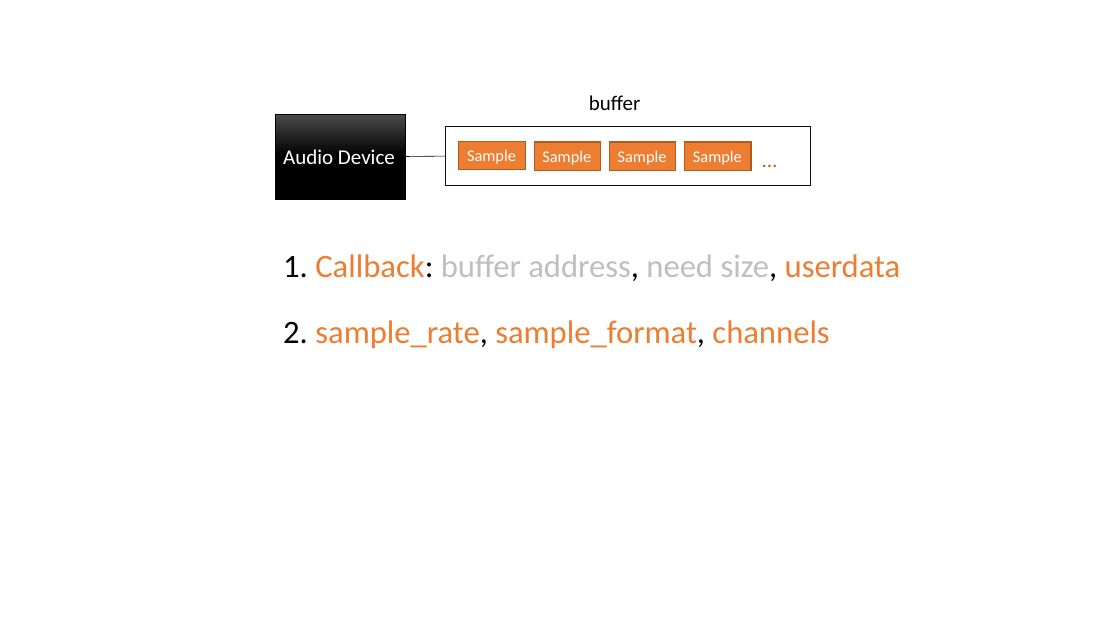
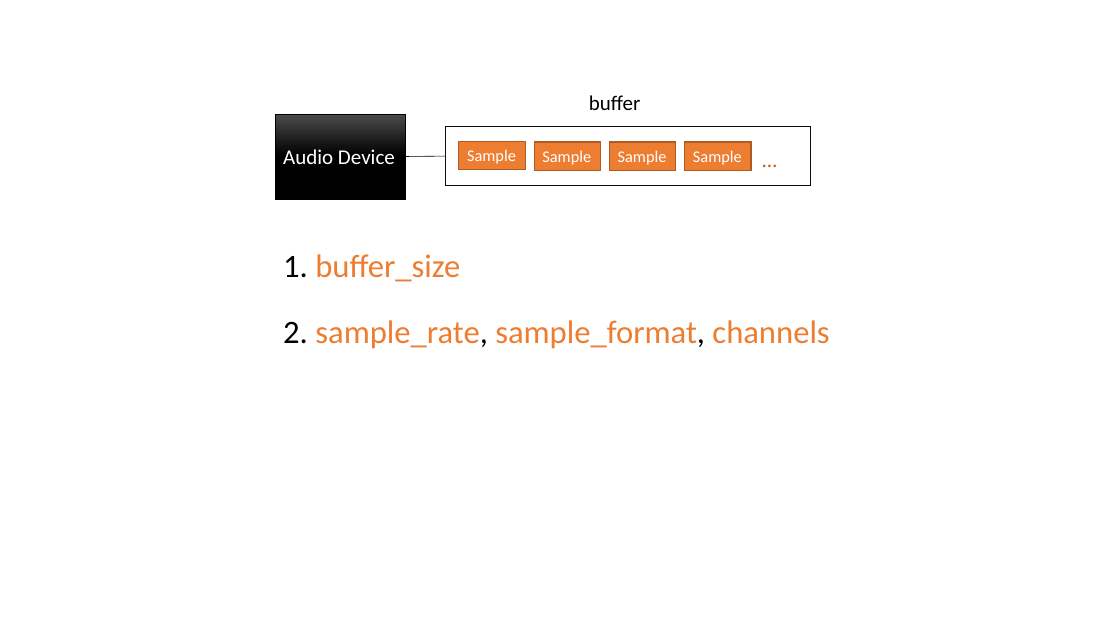
Before and after one commit to shileiz/notes, a slide deck: slide 3 of FFmpeg/slides/SDL-AUDIO.pptx. Drawn at 1120x630 pixels with LibreOffice and Linux fonts; fonts in the diff are those of the drawing. Boxes give left, top, right and bottom in pixels: in the first picture for what was removed or moved away, otherwise in the second. Text is boxed around its words. In the diff, an @@ line names an element or a change of style, - is before the commit and + after.

```diff
--- a/FFmpeg/slides/SDL-AUDIO.pptx
+++ b/FFmpeg/slides/SDL-AUDIO.pptx
@@ text at (283,254,460,282): text changed; text colour #BFBFBF to #ED7D31 @@
-1. Callback: buffer address, need size, userdata
+1. buffer_size
```
Also in this commit, not shown: 3 other slides changed, 4 slides added, 1 other file.
